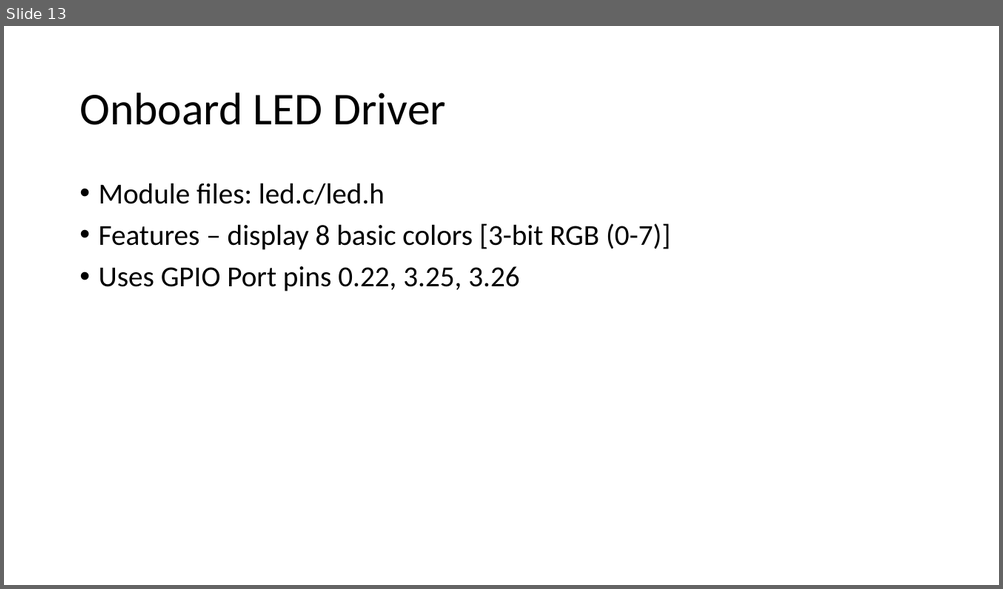
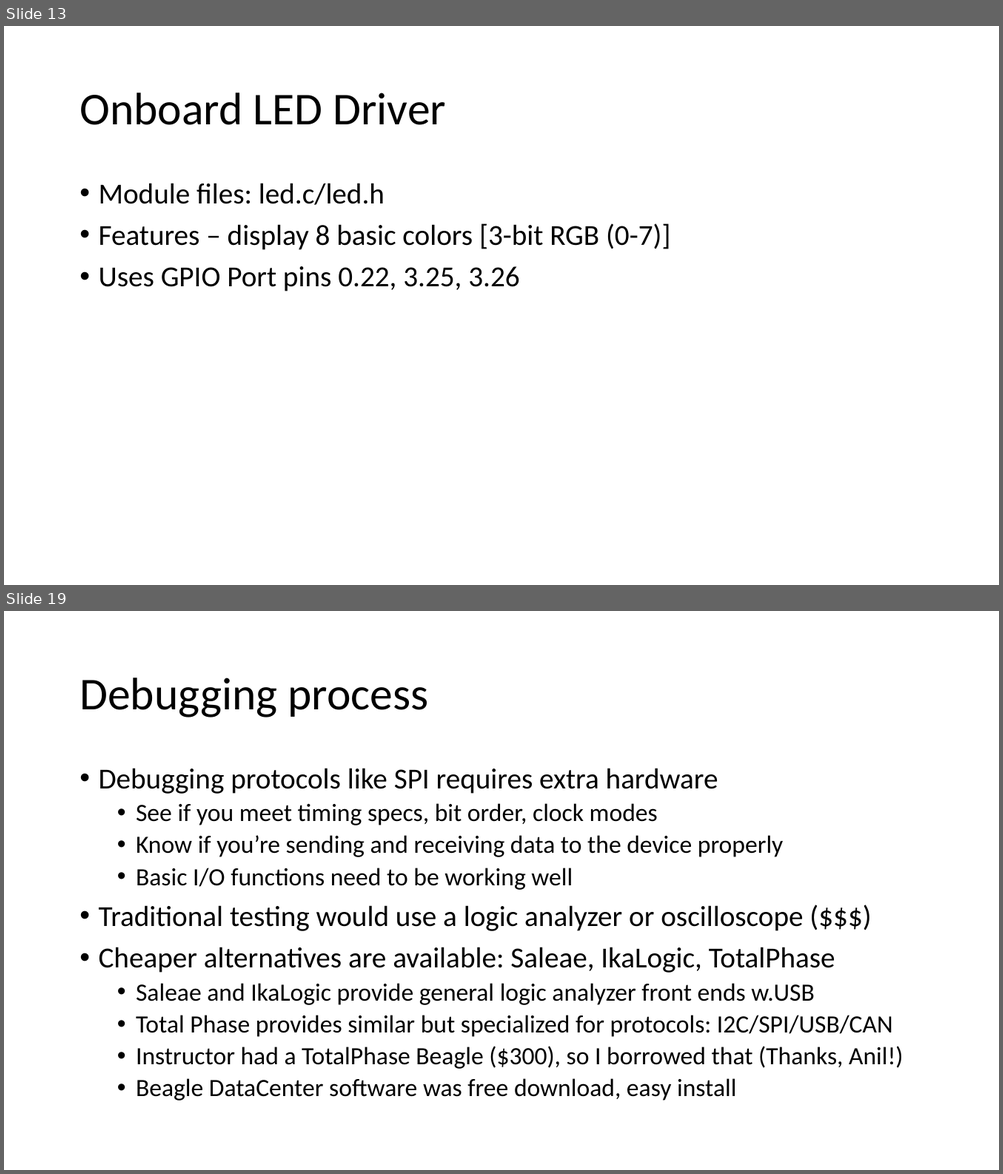
Before and after one commit to EmbeddedSystemClass/FinalProject5381, a slide deck: Final Project 5381.pptx. Shown one above the other, each under a label of ours: slide 13 before the commit, slides 13 and 19 after it; the slides between them are not shown. The pictures are 1003x589 and 1003x1174 pixels, drawn with LibreOffice and Linux fonts; fonts in the diff are those of the drawing. Boxes give left, top, right and bottom in pixels: in the first picture for what was removed or moved away, otherwise in the second. Text is boxed around its words. In the diff, an @@ line names an element or a change of style, - is before the commit and + after.

Commit message:
Added expended Environmental Sensor sections (HW, SW, debug).

```diff
--- a/Final Project 5381.pptx
+++ b/Final Project 5381.pptx
@@ slide 19 added at (4, 611, 999, 1170), background #FFFFFF @@
@@ title added at (79, 678, 428, 718), 44 pt, text #000000 @@
+Debugging process
@@ text added at (99, 768, 903, 1101), 24 pt, text #000000 @@
+• Debugging protocols like SPI requires extra hardware
+  • See if you meet timing specs, bit order, clock modes
+  • Know if you’re sending and receiving data to the device properly
+  • Basic I/O functions need to be working well
+• Traditional testing would use a logic analyzer or oscilloscope ($$$)
+• Cheaper alternatives are available: Saleae, IkaLogic, TotalPhase
+  • Saleae and IkaLogic provide general logic analyzer front ends w.USB
+  • Total Phase provides similar but specialized for protocols: I2C/SPI/USB/CAN
+  • Instructor had a TotalPhase Beagle ($300), so I borrowed that (Thanks, Anil!)
+  • Beagle DataCenter software was free download, easy install
```
Also in this commit, not shown: 1 slide changed, 6 other slides added.
